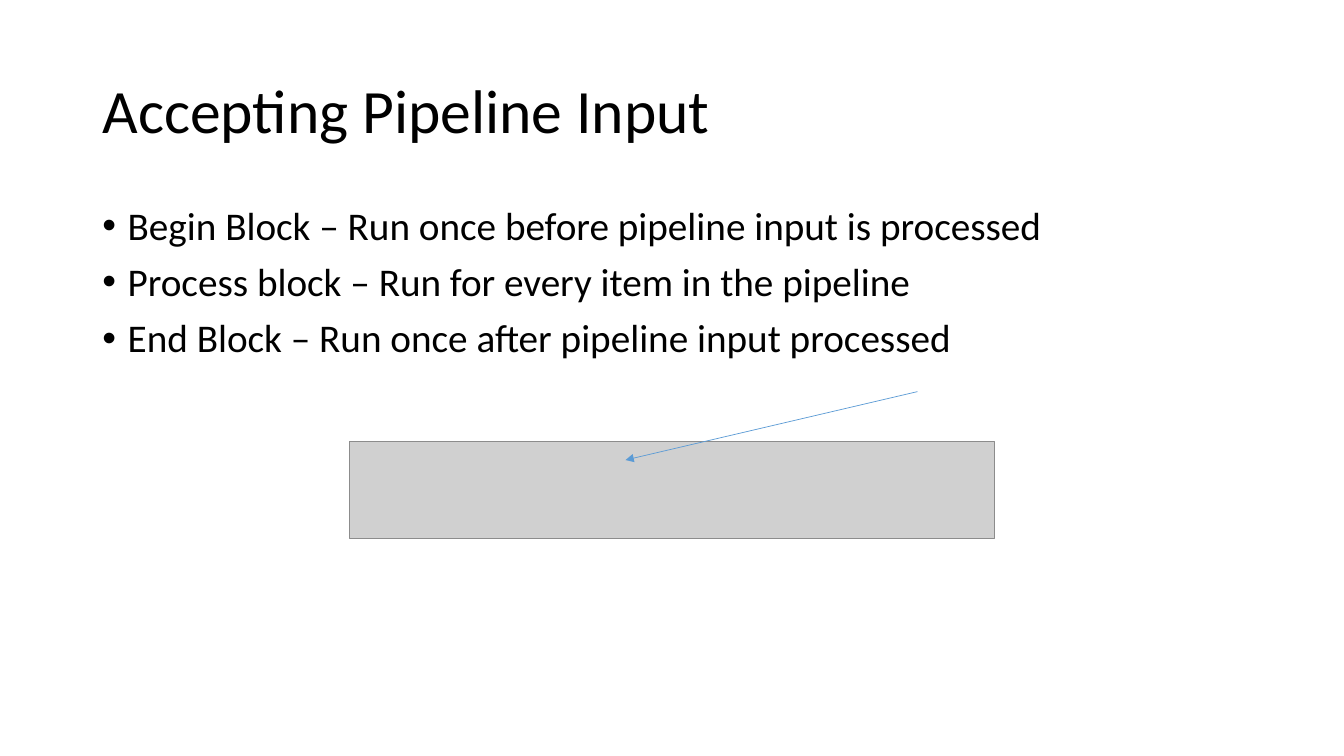
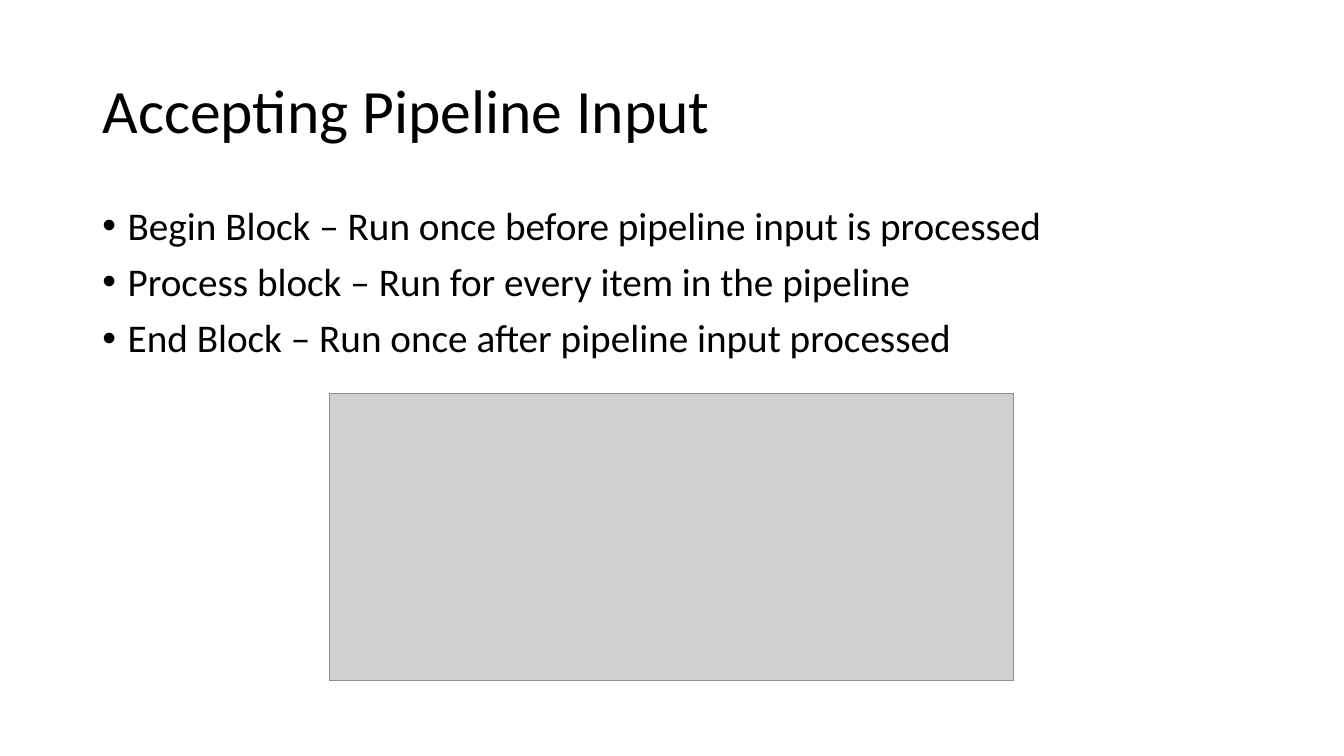
Before and after one commit to adamdriscoll/Presentations, a slide deck: slide 13 of IVNUA/3 - PowerShell Advanced Scripting/PowerShell Advanced Scripting.pptx. Drawn at 1344x756 pixels with LibreOffice and Linux fonts; fonts in the diff are those of the drawing; grey boxes stand for pictures; background and template pictures are left out. Boxes give left, top, right and bottom in pixels: in the first picture for what was removed or moved away, otherwise in the second. Text is boxed around its words. In the diff, an @@ line names an element or a change of style, - is before the commit and + after.

```diff
--- a/IVNUA/3 - PowerShell Advanced Scripting/PowerShell Advanced Scripting.pptx
+++ b/IVNUA/3 - PowerShell Advanced Scripting/PowerShell Advanced Scripting.pptx
@@ picture added at (x1=330, y1=394, x2=1014, y2=682) @@
@@ arrow removed from (918, 392) to (626, 460) @@
@@ picture removed at (x1=350, y1=442, x2=995, y2=539) @@
```
Also in this commit, not shown: 6 other slides changed, 2 other files.
